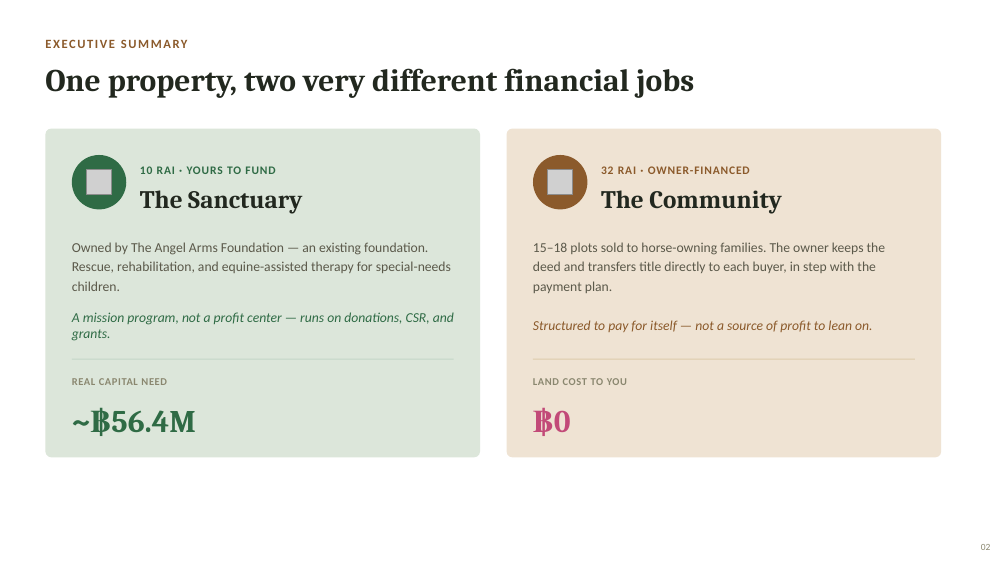
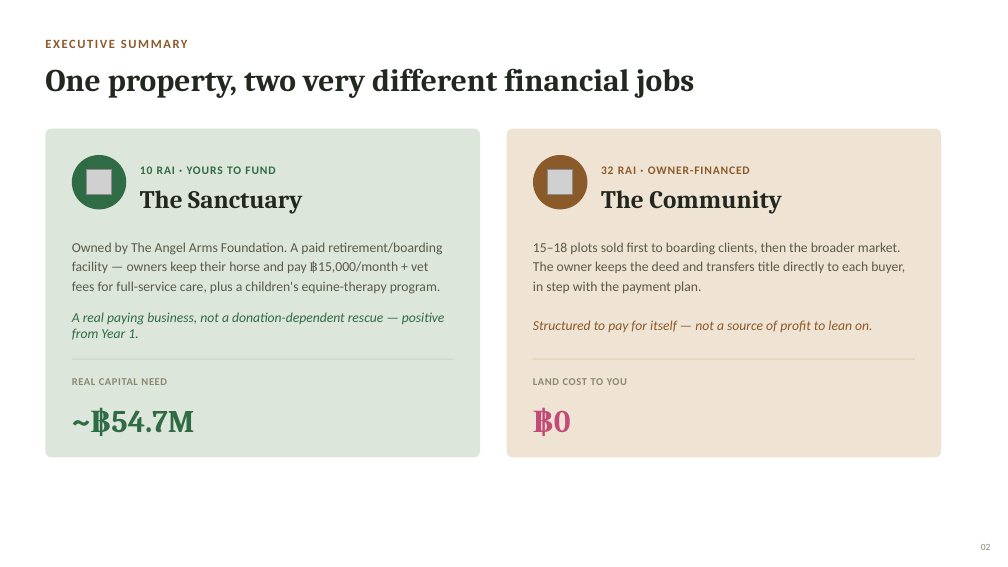
Before and after one commit to apinyacode/FarmDeApp, a slide deck: slide 2 of business-plan/presentation/Angel_Arms_Sanctuary_Plan.pptx. Drawn at 1008x567 pixels with LibreOffice and Linux fonts; fonts in the diff are those of the drawing; grey boxes stand for pictures. Boxes give left, top, right and bottom in pixels: in the first picture for what was removed or moved away, otherwise in the second. Text is boxed around its words. In the diff, an @@ line names an element or a change of style, - is before the commit and + after.

```diff
--- a/business-plan/presentation/Angel_Arms_Sanctuary_Plan.pptx
+++ b/business-plan/presentation/Angel_Arms_Sanctuary_Plan.pptx
@@ text at box(72, 242, 442, 294): text changed @@
-Owned by The Angel Arms Foundation — an existing foundation. Rescue, rehabilitation, and equine-assisted therapy for special-needs children.
+Owned by The Angel Arms Foundation. A paid retirement/boarding facility — owners keep their horse and pay ฿15,000/month + vet fees for full-service care, plus a children's equine-therapy program.
@@ text at box(533, 242, 905, 293): text changed @@
-15–18 plots sold to horse-owning families. The owner keeps the deed and transfers title directly to each buyer, in step with the payment plan.
+15–18 plots sold first to boarding clients, then the broader market. The owner keeps the deed and transfers title directly to each buyer, in step with the payment plan.
@@ text at box(72, 312, 445, 340): text changed @@
-A mission program, not a profit center — runs on donations, CSR, and grants.
+A real paying business, not a donation-dependent rescue — positive from Year 1.
@@ text at box(72, 407, 195, 436): text changed @@
-~฿56.4M
+~฿54.7M
```
Also in this commit, not shown: 11 other slides changed, 1 other file.
